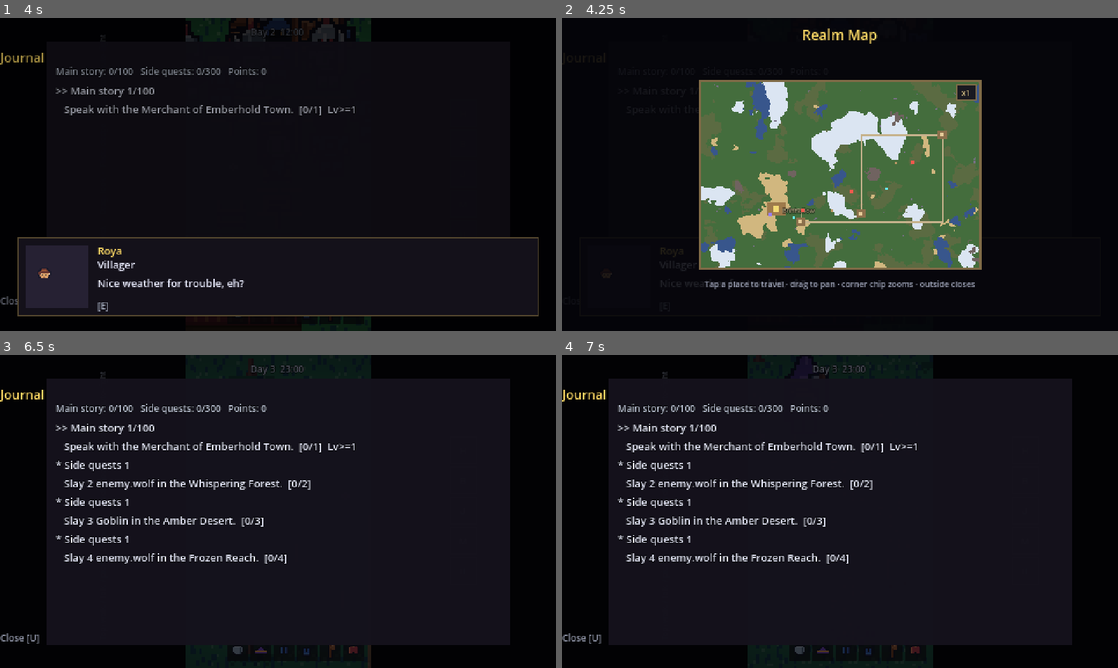
Above: before the commit, frames 1-4 (two rows, left to right).
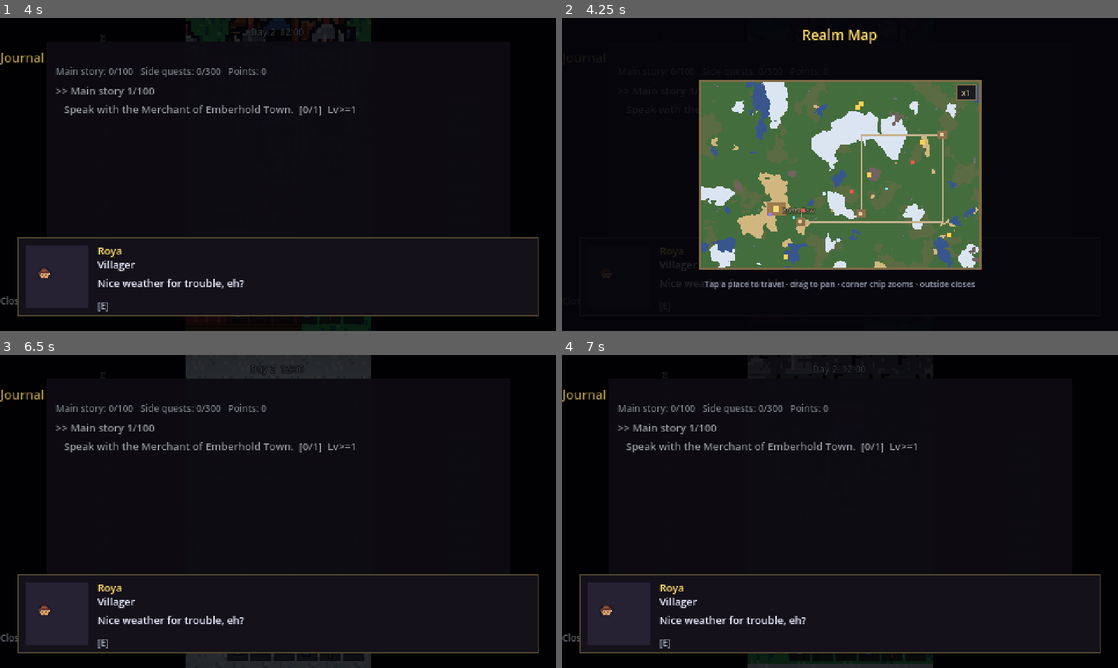
Above: after the commit, the same moments.

Repository: amirrezahadipoor/2D-RPG
Game: Godot game, scene res://tools/screenshot.tscn
The game is run twice, just before and just after one commit, with the same random seed, the same clock (stepped at 60 frames per second) and the same inputs. This scene is started directly instead of the project's main scene.
Inputs (mouse positions are in pixels of both pictures, inside the frame that each line leads up to):
- Up to frame 1 (4 s): move the mouse to (400, 158) at 0.52 s; hold D (move_right) 0.53-1.25 s; hold J (attack) 0.53-1.25 s; click (400, 158) at 0.67 s; drag from (166, 190) to (250, 237) at 1.27 s; move the mouse to (333, 105) at 2.02 s; hold D (move_right) 2.03-2.75 s; hold E (interact) 2.03-2.75 s; drag from (250, 237) to (111, 127) at 2.77 s; move the mouse to (444, 221) at 3.52 s; hold A (move_left) from 3.53 s (still down); hold U (quests) from 3.53 s (still down)
- Up to frame 2 (4.25 s): keep holding A (move_left); keep holding U (quests); tap M (map) at 4.15 s
- Up to frame 3 (6.5 s): release A (move_left) at 4.25 s; release U (quests) at 4.25 s; drag from (111, 464) to (194, 433) at 4.27 s; tap A (move_left) at 5 s; move the mouse to (305, 511) at 5.02 s; hold S (move_down) 5.03-5.75 s; tap H (use_potion) at 5.1 s; click (305, 511) at 5.17 s; drag from (194, 433) to (166, 527) at 5.77 s
- Up to frame 4 (7 s): move the mouse to (962, 495) at 6.52 s; hold W (move_up) from 6.53 s (still down); hold K (dodge) from 6.53 s (still down)

Frame 1 is identical in both runs. In frame 2, less than 0.1% of the frame differs, in the area x 39-70%, y 26-78%; in frame 3, 8.5%, in the area x 0-97%, y 0-100%; in frame 4, 6.1%.

Commit message:
A2: six hand-built biome landmarks (ruin/pier/crypt/obelisk/stone circle/witch hut) + map markers + walkable-override grid; 506 checks, touch-check retries hardened

Diff:
--- a/src/ui/map_overlay.gd
+++ b/src/ui/map_overlay.gd
@@ -256,6 +256,9 @@
 		lb.text = I18N.tr_str(st.get("name_key", "place.0"))
 		_clip.add_child(lb)
 		_name_lbls.append([int(st["index"]), lb, _to_local(plaza)])
+	for lm in world.landmarks:
+		var d := _dot(Color(1.0, 0.82, 0.3), 4)
+		_markers.append([-3, d, _to_local(Vector2(lm["pos"].x * 16.0 + 8.0, lm["pos"].y * 16.0 + 8.0))])
 	for p in world.pois:
 		var col := Color(0.4, 0.95, 1.0)
 		var sz := 2
--- a/src/world/world.gd
+++ b/src/world/world.gd
@@ -59,6 +59,7 @@
 	_spawn_spawner()
 	_spawn_npcs()
 	_place_chests()
+	_place_landmarks()
 	_place_pois()
 	discovered.clear()
 	for i in settlements.size():
@@ -511,6 +512,13 @@
 	var t := tile_at(world_pos)
 	if t.x < 0 or t.y < 0 or t.x >= WORLD_W or t.y >= WORLD_H:
 		return false
+	if cell_terrain.has(t):
+		if cell_terrain[t] in SOLID_TERRAIN:
+			return false
+		var op: String = cell_prop.get(t, "")
+		return op == "" or not SOLID_PROPS.has(op)
+	if cell_prop.has(t):
+		return cell_prop[t] == "" or not SOLID_PROPS.has(cell_prop[t])
 	var biome := _biome_grid[t.y * WORLD_W + t.x]
 	if biome == "water":
 		return false
@@ -697,8 +705,135 @@
 var pois: Array = []   # [{type: String, pos: Vector2}]
 var discovered: Array = []   # per-settlement bool: hero has reached it
 var window_cells: Array = []   # Vector2i facade windows; glow at night
+var landmarks: Array = []      # [{type: String, pos: Vector2i}] hand-built set pieces
+var cell_terrain := {}         # Vector2i -> terrain name, landmark overrides
+var cell_prop := {}            # Vector2i -> prop name ("" clears)
+const SOLID_TERRAIN := ["water", "roof", "roof_ridge", "facade", "facade_door",
+		"facade_win", "facade_win_lit"]
 var _win_lit := false
 var _discover_t := 0.0
+
+## Hand-composed set pieces, one per biome where the seed allows (Phase A2):
+## a ruined tower, lakeside pier, crypt, obelisk, stone circle, witch hut.
+## They are built from existing tiles/props so collision stays coherent.
+func _place_landmarks() -> void:
+	landmarks.clear()
+	cell_terrain.clear()
+	cell_prop.clear()
+	var rng := RandomNumberGenerator.new()
+	rng.seed = world_seed + 777
+	var wants := ["ruin", "pier", "crypt", "obelisk", "circle", "hut"]
+	for kind in wants:
+		var spot := _find_landmark_spot(kind, rng)
+		if spot.x < 0:
+			continue
+		landmarks.append({"type": kind, "pos": spot})
+		match kind:
+			"ruin":
+				for dx in range(-2, 3):
+					for dy in range(-2, 3):
+						if abs(dx) == 2 and abs(dy) == 2 or (dx == 0 and dy == 2):
+							continue   # crumbled corners + south entrance
+						_set_tile(spot + Vector2i(dx, dy), "cave", "rock" if (dx * dx + dy * dy) > 2 else "")
+				_set_tile(spot + Vector2i(-1, 0), "cave", "tomb")
+				_set_tile(spot + Vector2i(1, -1), "cave", "tomb")
+				_set_tile(spot + Vector2i(0, 1), "cave", "chest")
+			"pier":
+				for dx in range(0, 7):
+					_set_tile(spot + Vector2i(dx, 0), "wood", "")
+				_set_tile(spot + Vector2i(0, -1), "grass", "fence")
+				_set_tile(spot + Vector2i(0, 1), "grass", "fence")
+				_set_tile(spot + Vector2i(6, 0), "wood", "chest")
+			"crypt":
+				for dx in range(-1, 3):
+					for dy in range(-1, 2):
+						_set_tile(spot + Vector2i(dx, dy), "stone", "")
+				for dx in range(-1, 3):
+					_set_tile(spot + Vector2i(dx, -1), "roof_ridge", "")
+				_set_tile(spot + Vector2i(0, 1), "facade_door", "")
+				_set_tile(spot + Vector2i(-1, 2), "grass", "tomb")
+				_set_tile(spot + Vector2i(2, 2), "grass", "tomb")
+			"obelisk":
+				for dx in range(-1, 2):
+					for dy in range(-1, 2):
+						_set_tile(spot + Vector2i(dx, dy), "cobble", "")
+				_set_tile(spot, "cobble", "rock")
+				_set_tile(spot + Vector2i(-1, -1), "cobble", "torch")
+				_set_tile(spot + Vector2i(1, -1), "cobble", "torch")
+				_set_tile(spot + Vector2i(0, 1), "cobble", "sign")
+			"circle":
+				for i in range(8):
+					var a := i / 8.0 * TAU
+					_set_tile(spot + Vector2i(round(cos(a) * 2), round(sin(a) * 2)), "snow", "rock")
+				_set_tile(spot, "snow", "chest")
+			"hut":
+				for dx in range(0, 4):
+					for dy in range(0, 3):
+						_set_tile(spot + Vector2i(dx, dy), "wood" if dy == 2 else "roof", "")
+				for dx in range(0, 4):
+					_set_tile(spot + Vector2i(dx, 0), "roof_ridge", "")
+				_set_tile(spot + Vector2i(1, 2), "facade_door", "")
+				_set_tile(spot + Vector2i(-1, 2), "swamp", "torch")
+				_set_tile(spot + Vector2i(4, 2), "swamp", "chest")
+
+func _set_tile(t: Vector2i, terrain: String, prop: String) -> void:
+	if t.x < 1 or t.y < 1 or t.x >= WORLD_W - 1 or t.y >= WORLD_H - 1:
+		return
+	terrain_layer.set_cell(t, 0, _atlas(terrain))
+	cell_terrain[t] = terrain
+	if prop == "":
+		props_layer.set_cell(t, -1)
+	else:
+		props_layer.set_cell(t, 1, _atlas_prop(prop))
+	cell_prop[t] = prop
+
+func _atlas(name: String) -> Vector2i:
+	var i: int = ArtIndex.TERRAIN_INDEX[name]
+	return Vector2i(i % 8, i / 8)
+
+func _atlas_prop(name: String) -> Vector2i:
+	var i: int = ArtIndex.PROP_INDEX[name]
+	return Vector2i(i % 8, i / 8)
+
+## Open ground (or water edge for piers) away from settlements and roads.
+func _find_landmark_spot(kind: String, rng: RandomNumberGenerator) -> Vector2i:
+	var need_water := kind == "pier"
+	for attempt in range(220):
+		var x: int = rng.randi_range(12, WORLD_W - 13)
+		var y: int = rng.randi_range(12, WORLD_H - 13)
+		var t := Vector2i(x, y)
+		if _settlement_at_tile(t).size() > 0:
+			continue
+		var biome: String = _biome_grid[y * WORLD_W + x]
+		if need_water:
+			if _ok_pier(t).x < 0:
+				continue
+		else:
+			if biome in ["water", "village", "town"]:
+				continue
+			var clear := true
+			for dx in range(-4, 5):
+				for dy in range(-4, 5):
+					var i := (y + dy) * WORLD_W + (x + dx)
+					if _biome_grid[i] == "water" or _road_grid[i] == 1:
+						clear = false
+					if _settlement_at_tile(Vector2i(x + dx, y + dy)).size() > 0:
+						clear = false
+			if not clear:
+				continue
+		return t
+	return Vector2i(-1, -1)
+
+func _ok_pier(t: Vector2i) -> Vector2i:
+	# six tiles east must be water, the tile west must be land
+	for dx in range(0, 7):
+		var i := t.y * WORLD_W + (t.x + dx)
+		if _biome_grid[i] != "water":
+			return Vector2i(-1, -1)
+	var w := t.y * WORLD_W + (t.x - 1)
+	if _biome_grid[w] == "water":
+		return Vector2i(-1, -1)
+	return t
 
 func _place_pois() -> void:
 	pois.clear()
--- a/tests/verify.gd
+++ b/tests/verify.gd
@@ -38,6 +38,7 @@
 	_check_places()
 	_check_houses_art()
 	_check_shadows()
+	_check_landmarks()
 	await _check_people()
 	_check_quests()
 	await _check_endgame()
@@ -958,6 +959,21 @@
 	_ok(world.shadow_layer.pts.size() >= 2,
 		"actors cast soft ground shadows (%d)" % world.shadow_layer.pts.size())
 
+func _check_landmarks() -> void:
+	print("== landmarks A2 ==")
+	_ok(world.landmarks.size() >= 3, "seed scatters hand-built landmarks (%d)" % world.landmarks.size())
+	var types := {}
+	for lm in world.landmarks:
+		types[lm["type"]] = true
+	_ok(types.size() >= 2, "landmark variety (%s)" % str(types.keys()))
+	for lm in world.landmarks:
+		if lm["type"] == "pier":
+			_ok(world.is_walkable_at(Vector2(lm["pos"].x * 16 + 8, lm["pos"].y * 16 + 8)),
+				"pier planks are walkable over water")
+		if lm["type"] == "ruin":
+			_ok(not world.is_walkable_at(Vector2((lm["pos"].x + 2) * 16 + 8, lm["pos"].y * 16 + 8)),
+				"ruin rubble blocks walking")
+
 func _check_people() -> void:
 	print("== people ==")
 	_ok(world.npcs.size() >= 8, "NPCs live in the settlements (%d)" % world.npcs.size())
@@ -2634,11 +2650,11 @@
 	_ok(trav[0] == 0, "dragging off a settlement does not fast-travel")
 	# ...but a clean tap on it still does (re-aim: the map panned since)
 	var tapped := false
-	for i in 6:
+	for i in 12:
 		mk = (mo._markers[0][2] as Vector2) * mo.zoom - mo._off + MapOverlay.PANEL_POS
 		_g_touch(true, P.call(mk), 54)
 		_g_touch(false, P.call(mk), 54)
-		for j in 3:
+		for j in 6:
 			await get_tree().process_frame
 		if trav[0] == 1:
 			tapped = true
@@ -2651,10 +2667,10 @@
 	_ok(mo._off.x <= 240.0 and mo._off.y <= 160.0, "and at the far edge")
 	# zoom out recentres
 	var zout := false
-	for i in 6:
+	for i in 12:
 		_g_touch(true, P.call(chip_c), 55)
 		_g_touch(false, P.call(chip_c), 55)
-		for j in 3:
+		for j in 6:
 			await get_tree().process_frame
 		if mo.zoom == 1.0 and mo._off == Vector2.ZERO:
 			zout = true
--- a/tools/screenshot.gd
+++ b/tools/screenshot.gd
@@ -209,6 +209,14 @@
 			await _grab("12d_windows_lit")
 			world.set_windows_lit(false)
 			world._discover_t = 0.0
+
+		# ---- a hand-built landmark (Phase A2) ----
+		if world and not world.landmarks.is_empty():
+			var lm: Dictionary = world.landmarks[0]
+			hero.global_position = Vector2(lm["pos"].x * 16.0 + 8.0, lm["pos"].y * 16.0 + 56.0)
+			for i in 45:
+				await get_tree().physics_frame
+			await _grab("12e_landmark")
 
 		# ---- dialogue with the first NPC ----
 		var dlg: DialogueUI = main_node.get_node_or_null("DialogueUI") if main_node else null
Not shown, changed: ROADMAP.md
